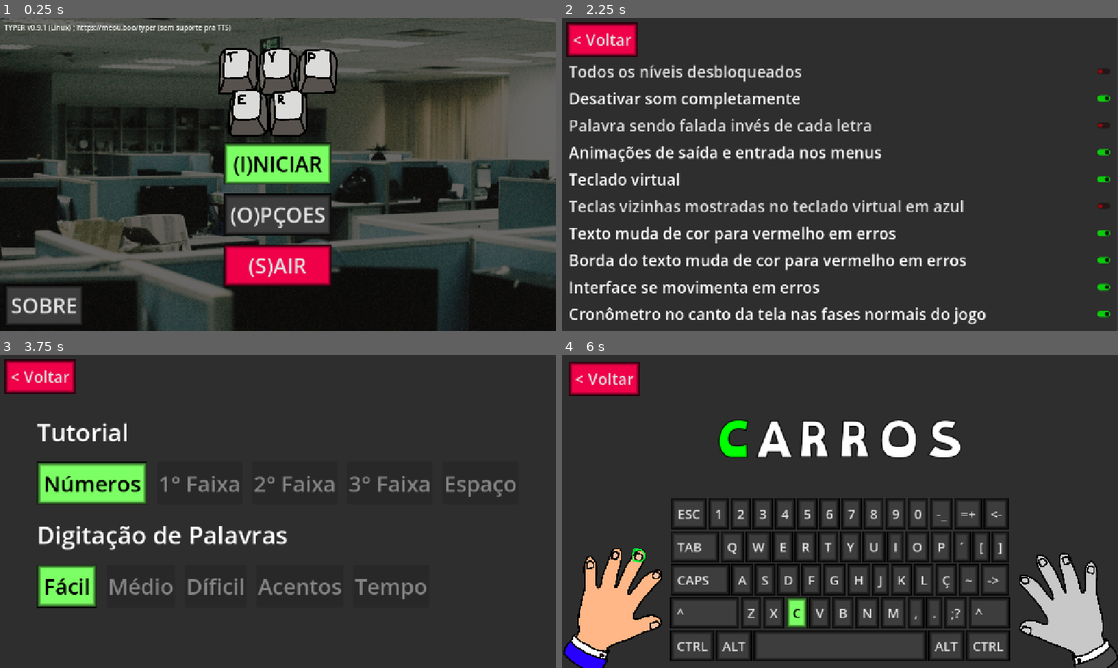
Above: before the commit, frames 1-4 (two rows, left to right).
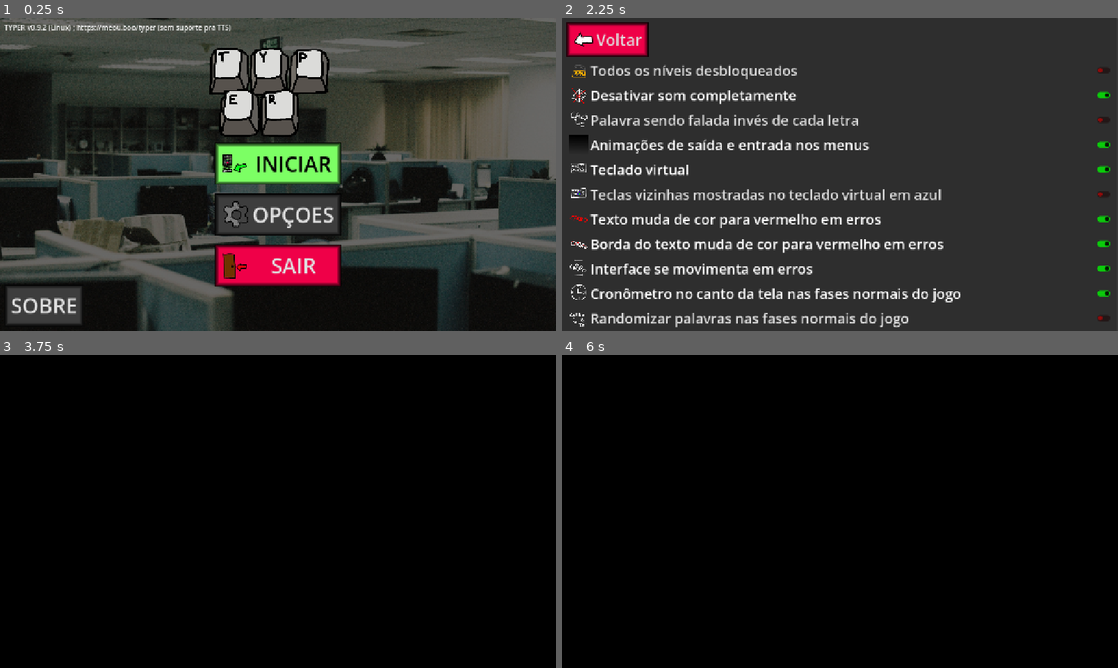
Above: after the commit, the same moments.

Repository: rafameou/typer
Game: Godot game, scene res://scenes/menu_iniciar.tscn
Same seed, same stepped clock (60 frames per second), same inputs: the game is played once before the commit and once after it.
Inputs:
- Up to frame 1 (0.25 s): no input
- Up to frame 2 (2.25 s): click "(I)NICIAR" (after the commit: "INICIAR") at 0.5 s; click "< Voltar" (after the commit: "Voltar") at 1.25 s; click "(O)PÇOES" (after the commit: "OPÇOES") at 2 s
- Up to frame 3 (3.75 s): click "< Voltar" (after the commit: "Voltar") at 2.75 s; click "(I)NICIAR" (after the commit: "INICIAR") at 3.5 s
- Up to frame 4 (6 s): click "Números" at 4.25 s; click "< Voltar" at 5 s; click "Fácil" at 5.75 s

The runs differ from the first frame. In frame 1, 6.4% of the frame differs, in the area x 7-62%, y 2-86%; in frame 2, 18%; in frame 3, 100%, in the area x 0-100%, y 0-100%; in frame 4, 92%.

Commit message:
typer 0.9.2
graficos, alguns fixes, randomização nas palavras normais

Diff:
--- a/project.godot
+++ b/project.godot
@@ -11,7 +11,7 @@
 [application]
 
 config/name="typer"
-config/version="0.9.1"
+config/version="0.9.2"
 run/main_scene="uid://25742lpqumsd"
 config/features=PackedStringArray("4.7", "GL Compatibility")
 boot_splash/bg_color=Color(0.14117648, 0.14117648, 0.14117648, 0)
--- a/scenes/jogo.tscn
+++ b/scenes/jogo.tscn
@@ -5,6 +5,7 @@
 [ext_resource type="StyleBox" uid="uid://dj8run7re5ulm" path="res://buttons/red_button_press.tres" id="3_hprmd"]
 [ext_resource type="StyleBox" uid="uid://cw61pcja7e0iq" path="res://buttons/red_button_hover.tres" id="4_pa2dy"]
 [ext_resource type="StyleBox" uid="uid://ckn7ynbadphpx" path="res://buttons/neutral_button.tres" id="5_7o8x6"]
+[ext_resource type="Texture2D" uid="uid://bskqruje1gaqf" path="res://graphics/voltar.png" id="5_pemor"]
 [ext_resource type="StyleBox" uid="uid://7eg113ukcgrx" path="res://buttons/neutral_button_press.tres" id="6_ajcpg"]
 [ext_resource type="StyleBox" uid="uid://cs0cmv0622ng0" path="res://buttons/neutral_button_hover.tres" id="7_xv4mj"]
 [ext_resource type="Texture2D" uid="uid://cpkxqthwnd3w7" path="res://graphics/ht_.png" id="8_5nfim"]
@@ -97,11 +98,13 @@
 
 [node name="voltar" type="Button" parent="PanelContainer/MarginContainer/HBoxContainer/VBoxContainer" unique_id=1173751628]
 layout_mode = 2
+theme_override_constants/icon_max_width = 50
 theme_override_font_sizes/font_size = 36
 theme_override_styles/normal = ExtResource("2_pemor")
 theme_override_styles/pressed = ExtResource("3_hprmd")
 theme_override_styles/hover = ExtResource("4_pa2dy")
-text = "< Voltar"
+text = "Voltar"
+icon = ExtResource("5_pemor")
 
 [node name="HBoxContainer2" type="HBoxContainer" parent="PanelContainer/MarginContainer" unique_id=1796953285]
 layout_mode = 2
@@ -661,7 +664,6 @@
 [node name="palavra_escrita" type="RichTextLabel" parent="PanelContainer/MarginContainer/VBoxContainer" unique_id=148203680]
 layout_mode = 2
 theme_override_constants/outline_size = 10
-theme_override_fonts/normal_font = ExtResource("20_jlf05")
 theme_override_font_sizes/normal_font_size = 96
 theme_override_font_sizes/bold_font_size = 96
 bbcode_enabled = true
@@ -684,7 +686,6 @@
 horizontal_alignment = 1
 
 [node name="ColorRect" type="ColorRect" parent="." unique_id=2064553933]
-visible = false
 offset_right = 1362.0
 offset_bottom = 805.0
 mouse_filter = 2
--- a/scenes/menu_iniciar.tscn
+++ b/scenes/menu_iniciar.tscn
@@ -13,6 +13,9 @@
 [ext_resource type="StyleBox" uid="uid://dj8run7re5ulm" path="res://buttons/red_button_press.tres" id="5_u2ght"]
 [ext_resource type="StyleBox" uid="uid://cw61pcja7e0iq" path="res://buttons/red_button_hover.tres" id="6_3k6pe"]
 [ext_resource type="StyleBox" uid="uid://cs0cmv0622ng0" path="res://buttons/neutral_button_hover.tres" id="6_txyo8"]
+[ext_resource type="Texture2D" uid="uid://eh3rw5hgvtkr" path="res://graphics/iniciar.png" id="8_uo0n8"]
+[ext_resource type="Texture2D" uid="uid://dohoqx63xp33v" path="res://graphics/opcoes.png" id="11_krvxk"]
+[ext_resource type="Texture2D" uid="uid://c85uwlseeii7n" path="res://graphics/sair.png" id="15_uo0n8"]
 
 [sub_resource type="StyleBoxTexture" id="StyleBoxTexture_m231l"]
 texture = ExtResource("2_yiyg8")
@@ -66,27 +69,33 @@
 [node name="ini" type="Button" parent="PanelContainer/MarginContainer/HBoxContainer/VBoxContainer/GridContainer" unique_id=2021290329]
 layout_mode = 2
 theme_override_colors/font_color = Color(0, 0, 0, 1)
+theme_override_constants/icon_max_width = 67
 theme_override_font_sizes/font_size = 48
 theme_override_styles/normal = ExtResource("1_sqy3t")
 theme_override_styles/pressed = ExtResource("2_fi7yl")
 theme_override_styles/hover = ExtResource("3_0em1n")
-text = "(I)NICIAR"
+text = "INICIAR"
+icon = ExtResource("8_uo0n8")
 
 [node name="op" type="Button" parent="PanelContainer/MarginContainer/HBoxContainer/VBoxContainer/GridContainer" unique_id=1967634120]
 layout_mode = 2
+theme_override_constants/icon_max_width = 67
 theme_override_font_sizes/font_size = 48
 theme_override_styles/normal = ExtResource("4_3tqun")
 theme_override_styles/pressed = ExtResource("5_md5jc")
 theme_override_styles/hover = ExtResource("6_txyo8")
-text = "(O)PÇOES"
+text = "OPÇOES"
+icon = ExtResource("11_krvxk")
 
 [node name="sa" type="Button" parent="PanelContainer/MarginContainer/HBoxContainer/VBoxContainer/GridContainer" unique_id=321361975]
 layout_mode = 2
+theme_override_constants/icon_max_width = 67
 theme_override_font_sizes/font_size = 48
 theme_override_styles/normal = ExtResource("4_bwc8r")
 theme_override_styles/pressed = ExtResource("5_u2ght")
 theme_override_styles/hover = ExtResource("6_3k6pe")
-text = "(S)AIR"
+text = "SAIR"
+icon = ExtResource("15_uo0n8")
 
 [node name="VBoxContainer" type="VBoxContainer" parent="PanelContainer/MarginContainer" unique_id=1948484221]
 layout_mode = 2
--- a/scenes/menu_niveis.tscn
+++ b/scenes/menu_niveis.tscn
@@ -5,6 +5,7 @@
 [ext_resource type="StyleBox" uid="uid://d4gi55ucx7a6g" path="res://buttons/green_button_press.tres" id="2_i04ks"]
 [ext_resource type="StyleBox" uid="uid://bq4oq2xdjyhqi" path="res://buttons/green_button_hover.tres" id="3_nkpfn"]
 [ext_resource type="StyleBox" uid="uid://bhsyexccqw1jv" path="res://buttons/red_button.tres" id="4_8ylrj"]
+[ext_resource type="Texture2D" uid="uid://bskqruje1gaqf" path="res://graphics/voltar.png" id="5_d66nn"]
 [ext_resource type="StyleBox" uid="uid://dj8run7re5ulm" path="res://buttons/red_button_press.tres" id="5_rwmne"]
 [ext_resource type="StyleBox" uid="uid://cw61pcja7e0iq" path="res://buttons/red_button_hover.tres" id="6_tb67n"]
 [ext_resource type="StyleBox" uid="uid://ckn7ynbadphpx" path="res://buttons/neutral_button.tres" id="8_rwmne"]
@@ -37,11 +38,13 @@
 
 [node name="voltar" type="Button" parent="PanelContainer/MarginContainer/VBoxContainer/HBoxContainer" unique_id=1346549589]
 layout_mode = 2
+theme_override_constants/icon_max_width = 50
 theme_override_font_sizes/font_size = 36
 theme_override_styles/normal = ExtResource("4_8ylrj")
 theme_override_styles/pressed = ExtResource("5_rwmne")
 theme_override_styles/hover = ExtResource("6_tb67n")
-text = "< Voltar"
+text = "Voltar"
+icon = ExtResource("5_d66nn")
 
 [node name="VBoxContainer2" type="VBoxContainer" parent="PanelContainer/MarginContainer" unique_id=822374127]
 layout_mode = 2
@@ -163,7 +166,7 @@
 theme_override_styles/pressed = ExtResource("9_tb67n")
 theme_override_styles/hover = ExtResource("10_qka6g")
 disabled = true
-text = "Acentos"
+text = "Impossível"
 
 [node name="tem" type="Button" parent="PanelContainer/MarginContainer/VBoxContainer2/HBoxContainer/GridContainer/GridContainer2" unique_id=629143613]
 layout_mode = 2
@@ -175,7 +178,6 @@
 text = "Tempo"
 
 [node name="ColorRect" type="ColorRect" parent="." unique_id=1891168599]
-visible = false
 offset_right = 1362.0
 offset_bottom = 805.0
 mouse_filter = 2
--- a/scenes/opcoes.tscn
+++ b/scenes/opcoes.tscn
@@ -4,6 +4,18 @@
 [ext_resource type="Script" uid="uid://dwvhdmwvfxwyk" path="res://src/opcoes.gd" id="1_skq7e"]
 [ext_resource type="StyleBox" uid="uid://dj8run7re5ulm" path="res://buttons/red_button_press.tres" id="2_skq7e"]
 [ext_resource type="StyleBox" uid="uid://cw61pcja7e0iq" path="res://buttons/red_button_hover.tres" id="3_xj8ja"]
+[ext_resource type="Texture2D" uid="uid://cvb7iaihr1r70" path="res://graphics/q1.png" id="5_4y4aj"]
+[ext_resource type="Texture2D" uid="uid://bskqruje1gaqf" path="res://graphics/voltar.png" id="5_d0qwd"]
+[ext_resource type="Texture2D" uid="uid://dnxu7ben0ert" path="res://graphics/q2.png" id="6_d0qwd"]
+[ext_resource type="Texture2D" uid="uid://cdhswn6c7w4v1" path="res://graphics/q3.png" id="7_1coto"]
+[ext_resource type="Texture2D" uid="uid://cg56tshxxj15v" path="res://graphics/q4.png" id="8_ynrrk"]
+[ext_resource type="Texture2D" uid="uid://8b2cjqfq28w8" path="res://graphics/q5.png" id="9_tg34p"]
+[ext_resource type="Texture2D" uid="uid://45ljlfv38k3n" path="res://graphics/q6.png" id="10_4to06"]
+[ext_resource type="Texture2D" uid="uid://bsroosw1f1nho" path="res://graphics/q7.png" id="11_fwixl"]
+[ext_resource type="Texture2D" uid="uid://c0jgkbnieyitr" path="res://graphics/q8.png" id="12_r3bim"]
+[ext_resource type="Texture2D" uid="uid://cpnosyxetbum6" path="res://graphics/q9.png" id="13_pehdo"]
+[ext_resource type="Texture2D" uid="uid://baak0x7syk4g2" path="res://graphics/q10.png" id="14_aw3f0"]
+[ext_resource type="Texture2D" uid="uid://cgdv3wuieslum" path="res://graphics/q11.png" id="15_royqc"]
 
 [node name="Opcoes" type="Node2D" unique_id=1762963960]
 script = ExtResource("1_skq7e")
@@ -29,81 +41,112 @@
 
 [node name="voltar" type="Button" parent="PanelContainer/MarginContainer/VBoxContainer/HBoxContainer" unique_id=1841340413]
 layout_mode = 2
+theme_override_constants/icon_max_width = 50
 theme_override_font_sizes/font_size = 36
 theme_override_styles/normal = ExtResource("1_l1j8i")
 theme_override_styles/pressed = ExtResource("2_skq7e")
 theme_override_styles/hover = ExtResource("3_xj8ja")
-text = "< Voltar"
+text = "Voltar"
+icon = ExtResource("5_d0qwd")
 
 [node name="CheckButton2" type="CheckButton" parent="PanelContainer/MarginContainer/VBoxContainer" unique_id=1551723644]
 layout_mode = 2
-theme_override_font_sizes/font_size = 36
+theme_override_constants/icon_max_width = 45
+theme_override_font_sizes/font_size = 32
 theme_override_colors/button_checked_color = Color(0, 1, 0, 1)
 theme_override_colors/button_unchecked_color = Color(1, 0, 0, 1)
 text = "Todos os níveis desbloqueados"
+icon = ExtResource("5_4y4aj")
 
 [node name="CheckButton3" type="CheckButton" parent="PanelContainer/MarginContainer/VBoxContainer" unique_id=871309651]
 layout_mode = 2
-theme_override_font_sizes/font_size = 36
+theme_override_constants/icon_max_width = 45
+theme_override_font_sizes/font_size = 32
 theme_override_colors/button_checked_color = Color(0, 1, 0, 1)
 theme_override_colors/button_unchecked_color = Color(1, 0, 0, 1)
 text = "Desativar som completamente"
+icon = ExtResource("6_d0qwd")
 
 [node name="CheckButton4" type="CheckButton" parent="PanelContainer/MarginContainer/VBoxContainer" unique_id=628780925]
 layout_mode = 2
-theme_override_font_sizes/font_size = 36
+theme_override_constants/icon_max_width = 45
+theme_override_font_sizes/font_size = 32
 theme_override_colors/button_checked_color = Color(0, 1, 0, 1)
 theme_override_colors/button_unchecked_color = Color(1, 0, 0, 1)
 text = "Palavra sendo falada invés de cada letra"
+icon = ExtResource("7_1coto")
 
 [node name="CheckButton5" type="CheckButton" parent="PanelContainer/MarginContainer/VBoxContainer" unique_id=940009300]
 layout_mode = 2
-theme_override_font_sizes/font_size = 36
+theme_override_constants/icon_max_width = 45
+theme_override_font_sizes/font_size = 32
 theme_override_colors/button_checked_color = Color(0, 1, 0, 1)
 theme_override_colors/button_unchecked_color = Color(1, 0, 0, 1)
 text = "Animações de saída e entrada nos menus"
+icon = ExtResource("8_ynrrk")
 
 [node name="CheckButton6" type="CheckButton" parent="PanelContainer/MarginContainer/VBoxContainer" unique_id=1964600573]
 layout_mode = 2
-theme_override_font_sizes/font_size = 36
+theme_override_constants/icon_max_width = 45
+theme_override_font_sizes/font_size = 32
 theme_override_colors/button_checked_color = Color(0, 1, 0, 1)
 theme_override_colors/button_unchecked_color = Color(1, 0, 0, 1)
 text = "Teclado virtual"
+icon = ExtResource("9_tg34p")
 
 [node name="CheckButton" type="CheckButton" parent="PanelContainer/MarginContainer/VBoxContainer" unique_id=931576291]
 layout_mode = 2
-theme_override_font_sizes/font_size = 36
+theme_override_constants/icon_max_width = 45
+theme_override_font_sizes/font_size = 32
 theme_override_colors/button_checked_color = Color(0, 1, 0, 1)
 theme_override_colors/button_unchecked_color = Color(1, 0, 0, 1)
 text = "Teclas vizinhas mostradas no teclado virtual em azul"
+icon = ExtResource("10_4to06")
 
 [node name="CheckButton7" type="CheckButton" parent="PanelContainer/MarginContainer/VBoxContainer" unique_id=1026686991]
 layout_mode = 2
-theme_override_font_sizes/font_size = 36
+theme_override_constants/icon_max_width = 45
+theme_override_font_sizes/font_size = 32
 theme_override_colors/button_checked_color = Color(0, 1, 0, 1)
 theme_override_colors/button_unchecked_color = Color(1, 0, 0, 1)
 text = "Texto muda de cor para vermelho em erros"
+icon = ExtResource("11_fwixl")
 
 [node name="CheckButton8" type="CheckButton" parent="PanelContainer/MarginContainer/VBoxContainer" unique_id=94398051]
 layout_mode = 2
-theme_override_font_sizes/font_size = 36
+theme_override_constants/icon_max_width = 45
+theme_override_font_sizes/font_size = 32
 theme_override_colors/button_checked_color = Color(0, 1, 0, 1)
 theme_override_colors/button_unchecked_color = Color(1, 0, 0, 1)
 text = "Borda do texto muda de cor para vermelho em erros"
+icon = ExtResource("12_r3bim")
 
 [node name="CheckButton9" type="CheckButton" parent="PanelContainer/MarginContainer/VBoxContainer" unique_id=688520667]
 layout_mode = 2
-theme_override_font_sizes/font_size = 36
+theme_override_constants/icon_max_width = 45
+theme_override_font_sizes/font_size = 32
 theme_override_colors/button_checked_color = Color(0, 1, 0, 1)
 theme_override_colors/button_unchecked_color = Color(1, 0, 0, 1)
 text = "Interface se movimenta em erros"
+icon = ExtResource("13_pehdo")
 
 [node name="CheckButton10" type="CheckButton" parent="PanelContainer/MarginContainer/VBoxContainer" unique_id=1528819357]
 layout_mode = 2
-theme_override_font_sizes/font_size = 36
+theme_override_constants/icon_max_width = 45
+theme_override_font_sizes/font_size = 32
 theme_override_colors/button_checked_color = Color(0, 1, 0, 1)
 theme_override_colors/button_unchecked_color = Color(1, 0, 0, 1)
 text = "Cronômetro no canto da tela nas fases normais do jogo"
+icon = ExtResource("14_aw3f0")
+
+[node name="CheckButton11" type="CheckButton" parent="PanelContainer/MarginContainer/VBoxContainer" unique_id=433075885]
+layout_mode = 2
+theme_override_constants/icon_max_width = 45
+theme_override_font_sizes/font_size = 32
+theme_override_colors/button_checked_color = Color(0, 1, 0, 1)
+theme_override_colors/button_unchecked_color = Color(1, 0, 0, 1)
+text = "Randomizar palavras nas fases normais do jogo"
+icon = ExtResource("15_royqc")
 
 [connection signal="pressed" from="PanelContainer/MarginContainer/VBoxContainer/HBoxContainer/voltar" to="." method="_on_voltar_pressed"]
 [connection signal="toggled" from="PanelContainer/MarginContainer/VBoxContainer/CheckButton2" to="." method="_on_check_button_2_toggled"]
@@ -116,3 +159,4 @@
 [connection signal="toggled" from="PanelContainer/MarginContainer/VBoxContainer/CheckButton8" to="." method="_on_check_button_8_toggled"]
 [connection signal="toggled" from="PanelContainer/MarginContainer/VBoxContainer/CheckButton9" to="." method="_on_check_button_9_toggled"]
 [connection signal="toggled" from="PanelContainer/MarginContainer/VBoxContainer/CheckButton10" to="." method="_on_check_button_10_toggled"]
+[connection signal="toggled" from="PanelContainer/MarginContainer/VBoxContainer/CheckButton11" to="." method="_on_check_button_11_toggled"]
--- a/scenes/tutorial.tscn
+++ b/scenes/tutorial.tscn
@@ -640,5 +640,11 @@
 offset_bottom = -32.0
 mouse_filter = 2
 
+[node name="ColorRect" type="ColorRect" parent="." unique_id=145795684]
+offset_right = 1362.0
+offset_bottom = 805.0
+mouse_filter = 2
+color = Color(0, 0, 0, 1)
+
 [connection signal="pressed" from="PanelContainer/MarginContainer/HBoxContainer/VBoxContainer/voltar" to="." method="_on_voltar_pressed"]
 [connection signal="text_changed" from="LineEdit" to="." method="_on_line_edit_text_changed"]
--- a/src/globals.gd
+++ b/src/globals.gd
@@ -19,6 +19,7 @@
 static var outline_em_erro = true
 static var shake_em_erro = true
 static var tempo_no_jogo_normal = true
+static var randomize_no_jogo_normal = false;
 
 # jogo normal, false para tutorial
 static var n = true
@@ -33,8 +34,8 @@
 static var qnt_tecladas = 0
 static var qnt_tecladas_total = 0
 
-static var qnt_palavras = 0
-static var qnt_palavras_total = 0
+#static var qnt_palavras = 0
+#static var qnt_palavras_total = 0
 
 static var qnt_erros = 0
 static var qnt_erros_total = 0
--- a/src/jogo.gd
+++ b/src/jogo.gd
@@ -80,7 +80,10 @@
 			grupo_palavras_selecionado = g.palavras_acentos
 		"t":
 			grupo_palavras_selecionado = g.palavras_facil + g.palavras_medias + g.palavras_dificeis + g.palavras_acentos
-			# randomize
+			grupo_palavras_selecionado.shuffle();
+
+	if g.randomize_no_jogo_normal:
+		grupo_palavras_selecionado.shuffle();
 
 	#https://stackoverflow.com/a/75349704
 	g.time = Time.get_time_dict_from_system()
@@ -189,11 +192,11 @@
 			g.tempo_passado_seg = ((timed.minute * 60) + timed.second) - ((g.time.minute * 60) + g.time.second)
 			g.tempo_passado_seg_total = g.tempo_passado_seg_total + g.tempo_passado_seg
 
-			g.lpm = (float)(g.qnt_tecladas) / ((float)(g.tempo_passado_seg) / 60.0)
-			g.lpm_total = (float)(g.qnt_tecladas_total) / ((float)(g.tempo_passado_seg_total) / 60.0)
-			g.wpm = (float)(grupo_palavras_selecionado.size()) / ((float)(g.tempo_passado_seg) / 60.0)
-			g.qnt_palavras_total = g.qnt_palavras_total + grupo_palavras_selecionado.size();
-			g.wpm_total = (float)(g.qnt_palavras_total) / ((float)(g.tempo_passado_seg_total) / 60.0)
+			var minutos = (float)(g.tempo_passado_seg) / 60.0;
+			g.lpm = (float)(g.qnt_tecladas) / (minutos)
+			g.lpm_total = (float)(g.qnt_tecladas_total) / (minutos)
+			g.wpm = (float)(g.qnt_tecladas / 5.0) / (minutos);
+			g.wpm_total = (float)(g.qnt_tecladas_total / 5.0) / (minutos);
 			get_tree().change_scene_to_file("res://scenes/parabens.tscn")
 			return ""
 
--- a/src/opcoes.gd
+++ b/src/opcoes.gd
@@ -12,8 +12,9 @@
 	var button8 = get_node_or_null("PanelContainer/MarginContainer/VBoxContainer/CheckButton8")
 	var button9 = get_node_or_null("PanelContainer/MarginContainer/VBoxContainer/CheckButton9")
 	var button10 = get_node_or_null("PanelContainer/MarginContainer/VBoxContainer/CheckButton10")
+	var button11 = get_node_or_null("PanelContainer/MarginContainer/VBoxContainer/CheckButton11")
 
-	if !button1 || !button2 || !button3 || !button4 || !button5 || !button6 || !button7 || !button8 || !button9 || !button10:
+	if !button1 || !button2 || !button3 || !button4 || !button5 || !button6 || !button7 || !button8 || !button9 || !button10 || !button11:
 		pass #print("wtf")
 
 	button1.button_pressed = g.toggle_vizinhos;
@@ -26,6 +27,7 @@
 	button8.button_pressed = g.outline_em_erro;
 	button9.button_pressed = g.shake_em_erro;
 	button10.button_pressed = g.tempo_no_jogo_normal;
+	button11.button_pressed = g.randomize_no_jogo_normal;
 	pass # Replace with function body.
 
 # Called every frame. 'delta' is the elapsed time since the previous frame.
@@ -88,3 +90,8 @@
 func _on_check_button_10_toggled(toggled_on: bool) -> void:
 	g.tempo_no_jogo_normal = toggled_on
 	pass # Replace with function body.
+
+
+func _on_check_button_11_toggled(toggled_on: bool) -> void:
+	g.randomize_no_jogo_normal = toggled_on;
+	pass # Replace with function body.
Binary file added: graphics/iniciar.png
Not shown, added: graphics/iniciar.png.import
Binary file added: graphics/opcoes.png
Not shown, added: graphics/opcoes.png.import
Binary file added: graphics/q1.png
Not shown, added: graphics/q1.png.import
Binary file added: graphics/q10.png
Not shown, added: graphics/q10.png.import
Binary file added: graphics/q11.png
Not shown, added: graphics/q11.png.import
Binary file added: graphics/q2.png
Not shown, added: graphics/q2.png.import
(and 22 more such lines)
